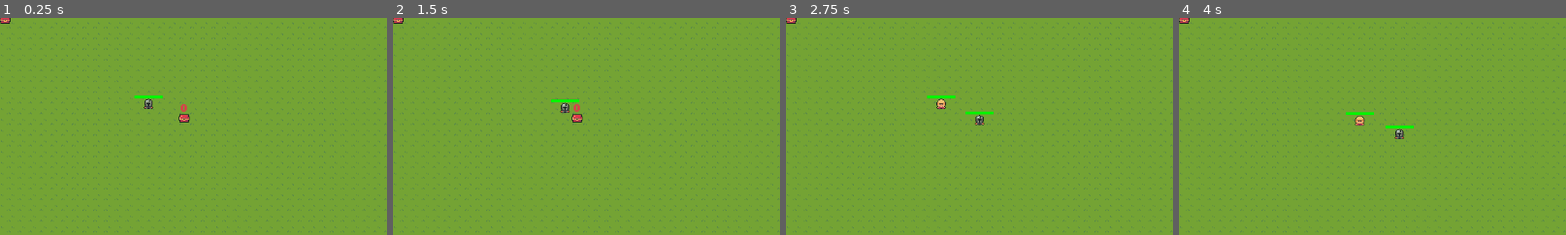
Above: before the commit, frames 1-4 (left to right).
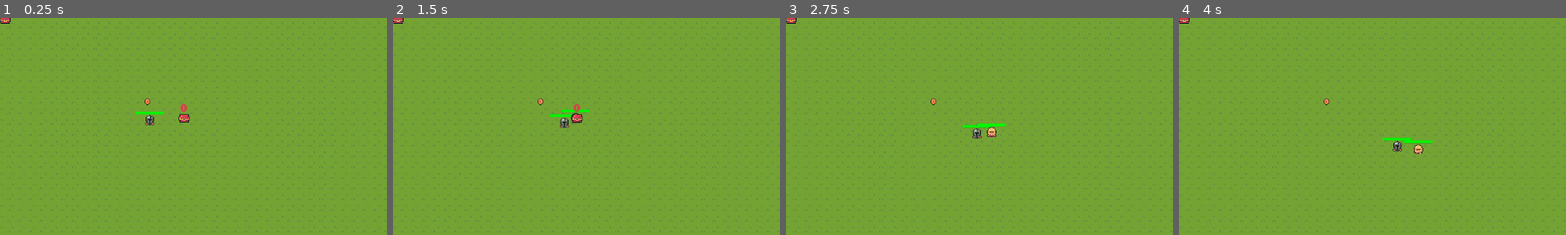
Above: after the commit, the same moments.

Repository: lm98/team-survival
Game: Godot game, scene res://scenes/game.tscn
The game is run twice, just before and just after one commit, with the same random seed, the same clock (stepped at 60 frames per second) and the same inputs.
Inputs (mouse positions are % of the whole screen's width and height, from its top left):
- Up to frame 1 (0.25 s): no input
- Up to frame 2 (1.5 s): tap Enter at 0.5 s; move the mouse to (72, 45) at 0.52 s; click (72, 45) at 0.6 s; tap Space (open_chest) at 0.8, 1.25, 1.35 s; move the mouse to (30, 55) at 1.27 s
- Up to frame 3 (2.75 s): click (30, 55) at 1.55 s; move the mouse to (60, 28) at 2.02 s; click (60, 28) at 2.1 s; tap Space (open_chest) at 2.3 s
- Up to frame 4 (4 s): move the mouse to (45, 70) at 2.77 s; tap Space (open_chest) at 2.85, 3.8 s; click (45, 70) at 3.05 s; move the mouse to (80, 65) at 3.52 s; click (80, 65) at 3.6 s
The pictures show only the part of the screen within x 5-55%, y 12-62%; the shares and areas given below are measured in that part.

The runs differ from the first frame. In frame 1, 0.4% of the frame differs, in the area x 34-43%, y 35-50%; in frame 2, 0.5%; in frame 3, 0.9%; in frame 4, 0.9%, in the area x 37-66%, y 37-63%.

Commit message:
refactor: simplified team management

Diff:
--- a/scenes/game.tscn
+++ b/scenes/game.tscn
@@ -492,7 +492,7 @@
 tile_set = SubResource("TileSet_hb1fn")
 
 [node name="PlayerTeam" parent="." instance=ExtResource("1_n5eul")]
-position = Vector2(277, 204)
+position = Vector2(279, 228)
 
 [node name="EnemySpawner" parent="." instance=ExtResource("3_fpdir")]
 spawn_infos = Array[ExtResource("5_rwukp")]([SubResource("Resource_u3ee6")])
--- a/scenes/player/player_team.tscn
+++ b/scenes/player/player_team.tscn
@@ -2,27 +2,12 @@
 
 [ext_resource type="Script" path="res://scripts/player/player_team.gd" id="1_0yh88"]
 
-[sub_resource type="CircleShape2D" id="CircleShape2D_ju3rd"]
+[sub_resource type="CircleShape2D" id="CircleShape2D_clgqi"]
+radius = 5.09902
 
-[node name="PlayerTeam" type="Area2D" node_paths=PackedStringArray("spawn_points")]
+[node name="PlayerTeam" type="Area2D"]
 script = ExtResource("1_0yh88")
-spawn_points = [NodePath("SpawningShape/SpawnPoint-1"), NodePath("SpawningShape/SpawnPoint-2"), NodePath("SpawningShape/SpawnPoint-3"), NodePath("SpawningShape/SpawnPoint-4"), NodePath("SpawningShape/SpawnPoint-5")]
 
-[node name="SpawningShape" type="CollisionShape2D" parent="."]
-unique_name_in_owner = true
-scale = Vector2(2.025, 2.025)
-shape = SubResource("CircleShape2D_ju3rd")
-
-[node name="SpawnPoint-1" type="Node2D" parent="SpawningShape"]
-
-[node name="SpawnPoint-2" type="Node2D" parent="SpawningShape"]
-position = Vector2(10, 0)
-
-[node name="SpawnPoint-3" type="Node2D" parent="SpawningShape"]
-position = Vector2(0, 10)
-
-[node name="SpawnPoint-4" type="Node2D" parent="SpawningShape"]
-position = Vector2(-10, 0)
-
-[node name="SpawnPoint-5" type="Node2D" parent="SpawningShape"]
-position = Vector2(0, -10)
+[node name="CollisionShape2D" type="CollisionShape2D" parent="."]
+shape = SubResource("CircleShape2D_clgqi")
+debug_color = Color(0.911495, 0.186662, 0.573124, 0.42)
--- a/scripts/enemy/enemy.gd
+++ b/scripts/enemy/enemy.gd
@@ -10,7 +10,7 @@
 	var targets = player_team.get_members()
 	var current_target = Vector2.ZERO
 	var shortest_distance = INF
-	for t in targets.values():
+	for t in targets:
 		var distance = global_position.distance_to(t.global_position)
 		if distance < shortest_distance:
 			shortest_distance = distance
--- a/scripts/item/chest.gd
+++ b/scripts/item/chest.gd
@@ -28,7 +28,7 @@
 	var player_present: bool = get_overlapping_bodies().size() > 0
 
 	if player_present and pm.points >= price_to_open and Input.is_action_just_pressed("open_chest"):
-		pt.on_chest_open(content)
+		pt.on_chest_open(content, global_position)
 		animated_sprite_2d.play("open")
 
 func _on_animated_sprite_2d_animation_finished() -> void:
--- a/scripts/player/player_team.gd
+++ b/scripts/player/player_team.gd
@@ -1,78 +1,36 @@
 class_name PlayerTeam extends Area2D
-
-@export var spawn_points: Array[Node2D]
-@onready var spawning_shape = %SpawningShape
 
 const team_members = {
 	"Knight": preload("res://scenes/player/knight.tscn"),
 	"FighterRed": preload("res://scenes/player/fighter_red.tscn")
 }
 
-var members: Dictionary = {}
-var spawn_map: Dictionary = {}
-
-func get_members() -> Dictionary:
-	return members.duplicate()
-
-func add_member(member: TeamMember) -> bool:
-	if members.size() < spawn_points.size():
-		var sp: Node2D = spawn_points[members.size()]
-		members[sp] = member
-		return true
-	else:
-		return false
-
-func remove_member_by_spawn_pont(sp: Node2D) -> bool:
-	spawn_map[sp] = false
-	return members.erase(sp)
-
-func remove_member(member: TeamMember):
-	var sp = members.find_key(member)
-	if sp != null:
-		remove_member_by_spawn_pont(sp)
-
-func spawn_new_member(member_res: Resource, spawn_point: Node2D):
-	if members.size() >= spawn_points.size(): return
-	var member = member_res.instantiate()
-	member.global_position = spawn_point.position
-	member.connect("member_died", on_member_death)
-	spawn_map[spawn_point] = true
-	add_child(member)
-	add_member(member)
-
-func spawn(member_res: Resource):
-	var sp = spawn_map.find_key(false)
-	if sp == null: return
-	spawn_new_member(member_res, sp)
-
-func create_test_team():
-	var member_prefabs = team_members.values()
-
-	for sp in spawn_points:
-		var member = member_prefabs.pick_random()
-		spawn_new_member(member, sp)
+var members: Array[TeamMember] = []
 
 func _ready():
-	for sp in spawn_points:
-		spawn_map[sp] = false
-	#create_test_team()
-	spawn_new_member(team_members.values().pick_random(), spawn_points[0])
+	spawn_new_member(team_members.values().pick_random(), global_position)
 
 func _physics_process(_delta: float):
 	if Input.is_action_just_pressed("left_mouse_click"):
-		spawning_shape.global_position = get_global_mouse_position()
-		var i = 0
-		for m in members.values():
-			var sp = spawn_points[i]
-			m.move_to_target(sp.global_position)
-			if i < spawn_points.size():
-				i += 1
-			else:
-				break
+		for m in members:
+			m.move_to_target(get_global_mouse_position())
+
+func get_members() -> Array:
+	return Array(members)
+
+func spawn_new_member(member_res: Resource, pos: Vector2):
+	var member = member_res.instantiate()
+	member.connect("member_died", on_member_death)
+	add_child(member)
+	member.global_position = pos
+	members.append(member)
+
+func remove_member(member: TeamMember):
+	members.erase(member)
 
 func on_member_death(member: TeamMember):
 	remove_member(member)
+	pass
 
-func on_chest_open(member: String) -> void:
-	print("Adding " + member)
-	spawn(team_members[member])
+func on_chest_open(member: String, position: Vector2) -> void:
+	spawn_new_member(team_members[member], position)
